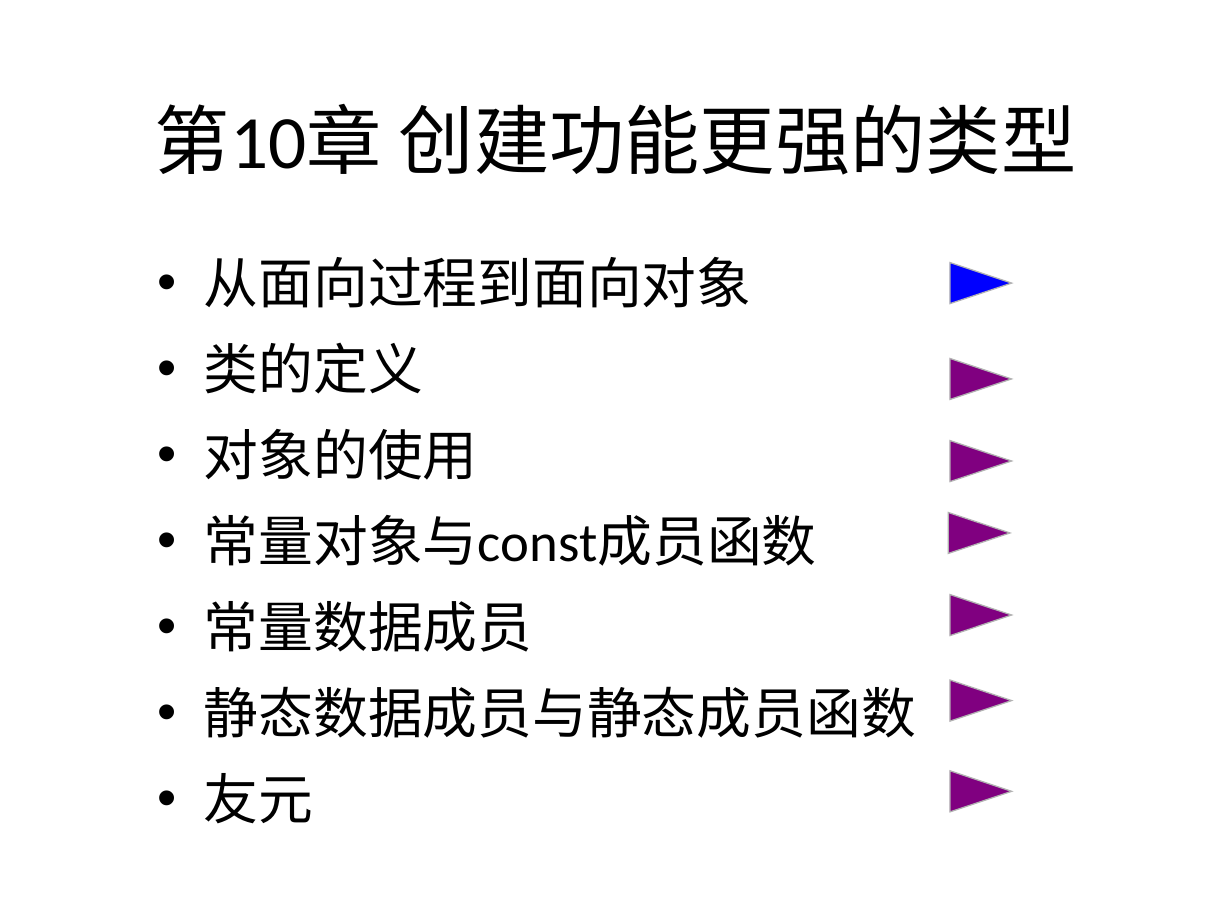
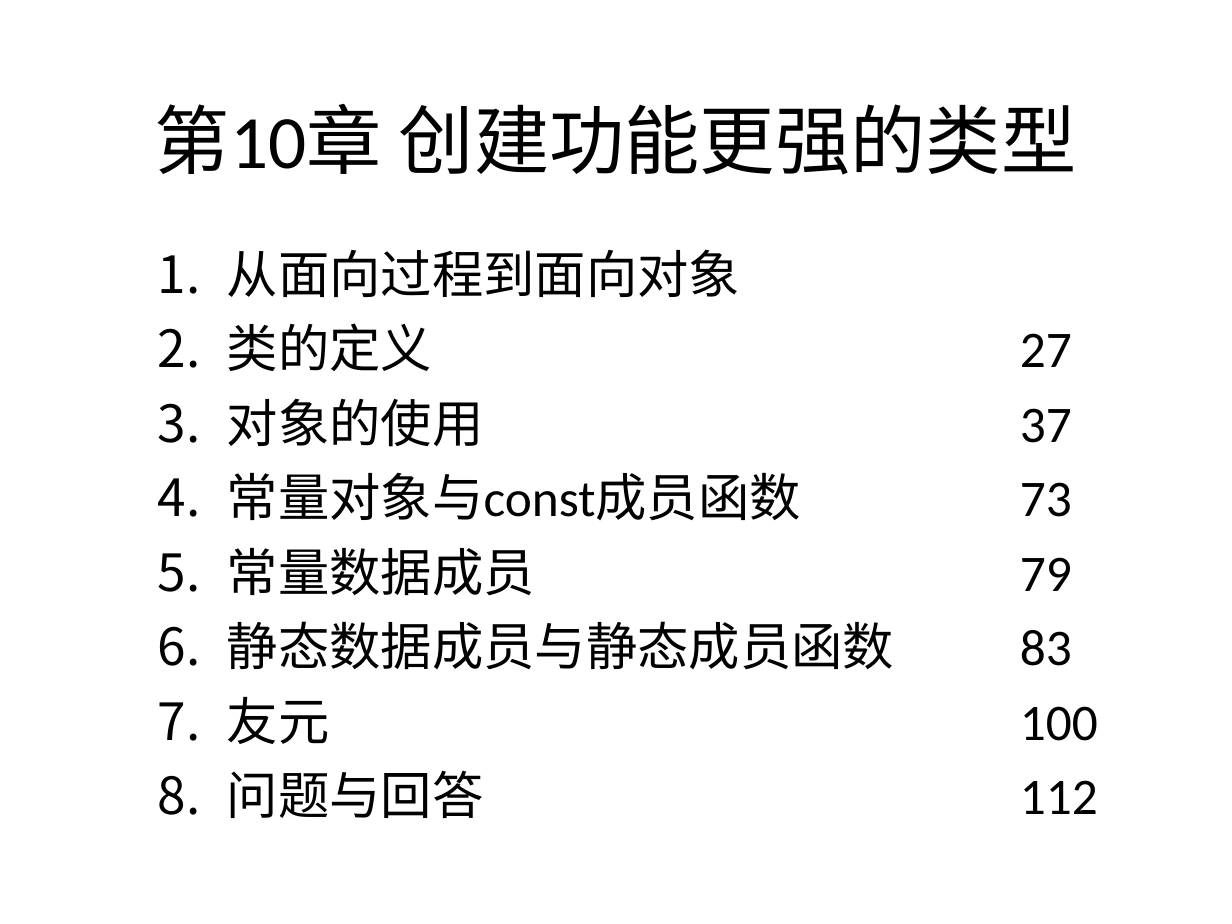
Before and after one commit to wwuhn/wwuhn.github.io, a slide deck: slide 1 of bookspcClassic/C++程序设计翁惠玉/10创建功能更强的类型.ppt. Drawn at 1232x924 pixels with LibreOffice and Linux fonts; fonts in the diff are those of the drawing. Boxes give left, top, right and bottom in pixels: in the first picture for what was removed or moved away, otherwise in the second. Text is boxed around its words. In the diff, an @@ line names an element or a change of style, - is before the commit and + after.

```diff
--- a/bookspcClassic/C++程序设计翁惠玉/10创建功能更强的类型.ppt
+++ b/bookspcClassic/C++程序设计翁惠玉/10创建功能更强的类型.ppt
@@ text at bbox=[227, 249, 740, 297]: size 32 to 30 pt in "从面向过程到面向对象"; bullet • to 1.; line spacing 1.1 to 1 @@
@@ triangle removed at bbox=[949, 263, 1011, 304] @@
@@ text at bbox=[227, 323, 1098, 818]: text changed; size 32 to 30 pt @@
-• 类的定义
-• 对象的使用
-• 常量对象与const成员函数
-• 常量数据成员
-• 静态数据成员与静态成员函数
-• 友元
+2. 类的定义 27
+3. 对象的使用 37
+4. 常量对象与const成员函数 73
+5. 常量数据成员 79
+6. 静态数据成员与静态成员函数 83
+7. 友元 100
+8. 问题与回答 112
@@ triangle removed at bbox=[950, 359, 1012, 400] @@
@@ triangle removed at bbox=[949, 440, 1011, 481] @@
@@ triangle removed at bbox=[948, 513, 1010, 554] @@
@@ triangle removed at bbox=[949, 594, 1011, 635] @@
@@ triangle removed at bbox=[949, 681, 1011, 721] @@
@@ triangle removed at bbox=[950, 771, 1012, 811] @@
```
Also in this commit, not shown: 47 other slides changed, 10 other files.
